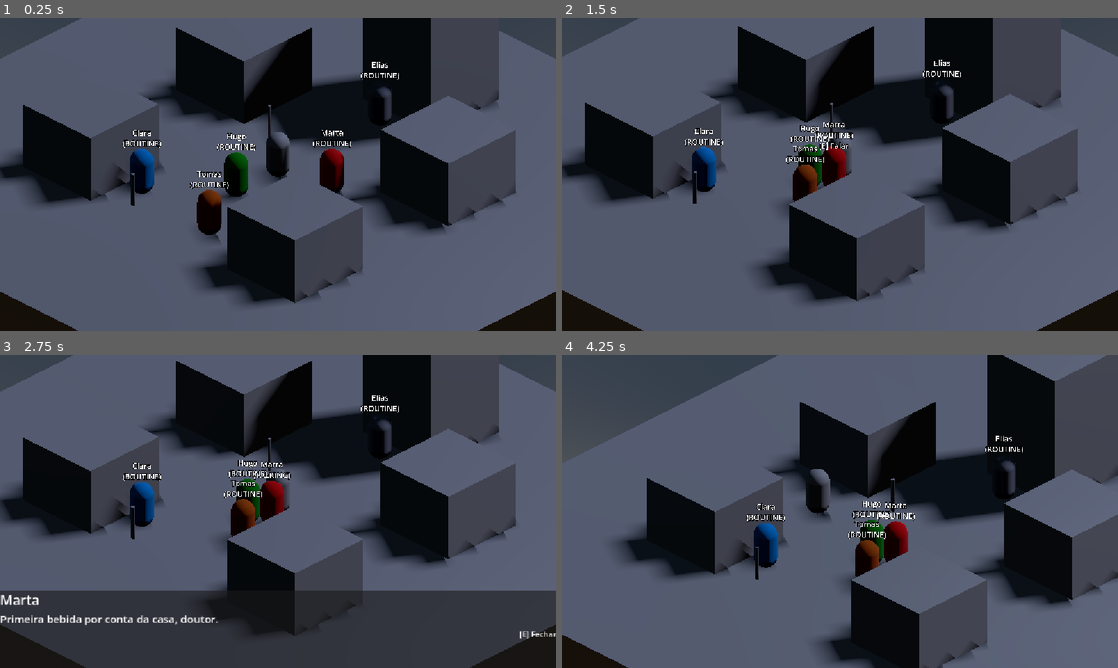
Above: before the commit, frames 1-4 (two rows, left to right).
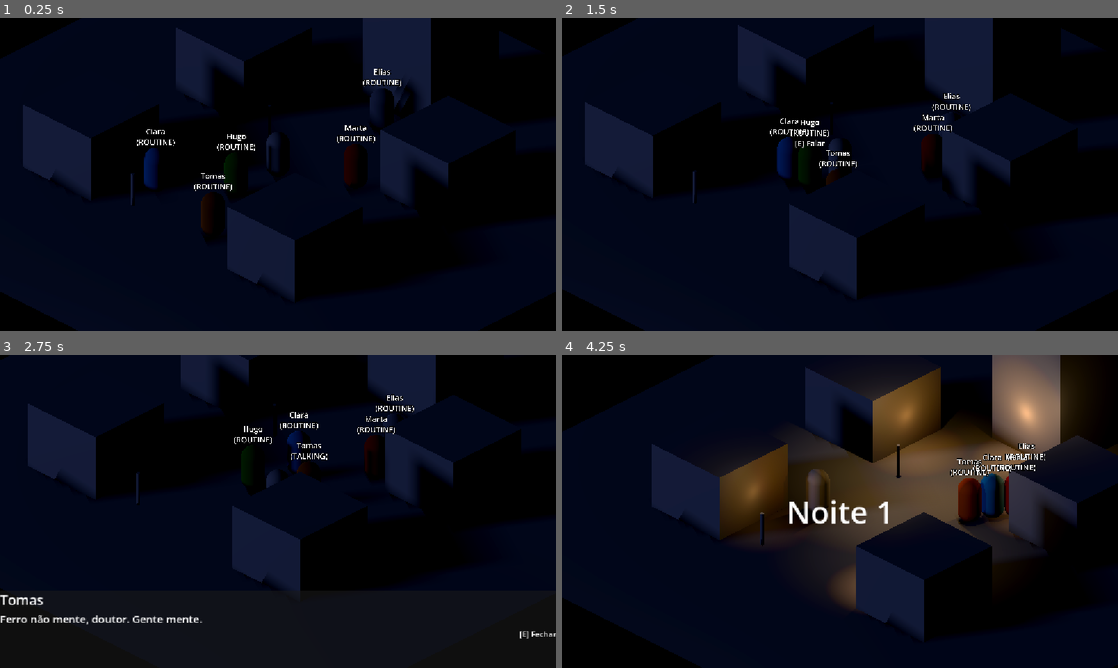
Above: after the commit, the same moments.

Repository: SauloAC/Pallbrook
Game: Godot game, scene res://scenes/mundo/Cidade.tscn
Two runs of this game, one before a commit and one after it. Both use one fixed random seed, a clock stepped at 60 frames per second and the inputs below. The project has no main scene, so this scene is started directly.
Inputs:
- Up to frame 1 (0.25 s): no input
- Up to frame 2 (1.5 s): hold D (move_right) 0.53-1.28 s; hold E (interact) 0.53-1.28 s; hold S (move_down) from 1.28 s (still down); tap E (interact) at 1.35 s
- Up to frame 3 (2.75 s): release S (move_down) at 2.03 s; hold D (move_right) from 2.03 s (still down); hold E (interact) from 2.03 s (still down)
- Up to frame 4 (4.25 s): release D (move_right) at 2.78 s; release E (interact) at 2.78 s; hold W (move_up) 2.78-3.53 s; tap E (interact) at 2.85 s; hold A (move_left) from 3.53 s (still down); hold E (interact) from 3.53 s (still down)

The runs differ from the first frame. In frame 1, 87% of the frame differs, in the area x 0-100%, y 0-100%; in frame 2, 88%; in frame 3, 81%; in frame 4, 90%.

Commit message:
Semana 3 fix

Diff:
--- a/autoload/GameState.gd
+++ b/autoload/GameState.gd
@@ -6,6 +6,7 @@
 var exhaustion := 0.0              # 0.0 = rested, 1.0 = collapses
 var collapsed_in_street := false   # Used by the morning summary later
 var in_dialogue := false
+var vampire_name := ""
 
 func start_night() -> void:
 	night_events.clear()
--- a/scenes/mundo/Cidade.tscn
+++ b/scenes/mundo/Cidade.tscn
@@ -2,6 +2,7 @@
 
 [ext_resource type="Script" uid="uid://d1dgwf3vbiqkw" path="res://scripts/jogador/Jogador.gd" id="1_mtbfa"]
 [ext_resource type="Script" uid="uid://dqti13wid6dwe" path="res://scripts/camera/CameraFollow.gd" id="1_ocx82"]
+[ext_resource type="Script" uid="uid://dkvdtt6h5ov45" path="res://scripts/cycle/VampireDirector.gd" id="2_t3jqk"]
 [ext_resource type="Script" uid="uid://bmu8o4jphr7ed" path="res://scripts/world/SleepSpot.gd" id="3_l36k5"]
 [ext_resource type="Script" uid="uid://cv6jl8et5inbi" path="res://scripts/cycle/DayNightCycle.gd" id="3_st4sy"]
 [ext_resource type="PackedScene" uid="uid://bqni0wta1nggy" path="res://scenes/mundo/StreetLamp.tscn" id="4_qthrd"]
@@ -100,6 +101,9 @@
 sun = NodePath("../../Environment/DirectionalLight3D")
 world_environment = NodePath("../../Environment/WorldEnvironment")
 
+[node name="VampireDirector" type="Node" parent="Systems" unique_id=735477416]
+script = ExtResource("2_t3jqk")
+
 [node name="NavigationRegion3D" type="NavigationRegion3D" parent="." unique_id=873730630]
 navigation_mesh = SubResource("NavigationMesh_t2dwb")
 
--- a/scripts/cycle/DayNightCycle.gd
+++ b/scripts/cycle/DayNightCycle.gd
@@ -2,8 +2,8 @@
 
 @export var sun: DirectionalLight3D
 @export var world_environment: WorldEnvironment
-@export var seconds_per_hour := 60.0
-@export var start_hour := 8.0
+@export var seconds_per_hour := 3.0
+@export var start_hour := 19.0
 @export var day_start_hour := 6.0
 @export var night_start_hour := 20.0
 @export var exhaustion_start_hour := 0.0
--- /dev/null
+++ b/scripts/cycle/VampireDirector.gd
@@ -0,0 +1,41 @@
+extends Node
+
+# Picks the secret vampire and decides what they do each night
+
+var vampire: Node = null
+
+
+func _ready() -> void:
+	EventBus.phase_changed.connect(_on_phase_changed)
+	# NPCs join the "npcs" group in their own _ready, which runs after ours
+	await get_tree().process_frame
+	_choose_vampire()
+
+
+func _choose_vampire() -> void:
+	var npcs := get_tree().get_nodes_in_group("npcs")
+	if npcs.is_empty():
+		return
+	vampire = npcs.pick_random()
+	GameState.vampire_name = vampire.data.npc_name
+	print("[DEBUG] The vampire is: ", GameState.vampire_name)
+
+
+func _on_phase_changed(is_night: bool) -> void:
+	# Act at dawn: whatever happened "during the night" is discovered now
+	if is_night or vampire == null:
+		return
+	_night_action()
+
+
+func _night_action() -> void:
+	var victims := []
+	for npc in get_tree().get_nodes_in_group("npcs"):
+		if npc != vampire and npc.is_alive():
+			victims.append(npc)
+	if victims.is_empty():
+		return
+	var victim = victims.pick_random()
+	victim.die()
+	GameState.add_night_event("%s foi encontrado sem vida na porta de casa." % victim.data.npc_name)
+	EventBus.npc_died.emit(victim.data.npc_name)
--- a/scripts/npc/NPC.gd
+++ b/scripts/npc/NPC.gd
@@ -1,6 +1,6 @@
 extends CharacterBody3D
 
-enum State { ROUTINE, TALKING, SCARED, SLEEPING }
+enum State { ROUTINE, TALKING, SCARED, SLEEPING, DEAD }
 
 @export var data: NPCData
 @export var speed := 2.5
@@ -38,7 +38,6 @@
 		_follow_schedule()
 
 
-
 # ---------- State machine ----------
 
 func set_state(new_state: State) -> void:
@@ -57,8 +56,30 @@
 				_go_to_place(data.home)
 		State.SLEEPING:
 			_set_present(false)  # Went inside the house
+		State.DEAD:
+			_set_present(true)
+			collision.disabled = true  # Bodies don't block the way
+			agent.target_position = global_position
+			# The body is found at the door of their home
+			var home_marker: Node3D = null
+			if data:
+				home_marker = _find_location(data.home)
+			if home_marker:
+				# Push the body toward the middle of the street, so buildings don't hide it
+				var toward_street := -signf(home_marker.global_position.x) * 1.5
+				global_position = home_marker.global_position + Vector3(toward_street, 0.0, 0.8)
+			# Lying on the ground
+			mesh.rotation_degrees.x = 90.0
+			mesh.position.y = 0.5
+			name_label.position.y = 1.2
 	_update_label()
 
+func is_alive() -> bool:
+	return state != State.DEAD
+
+
+func die() -> void:
+	set_state(State.DEAD)
 
 func _set_present(present: bool) -> void:
 	visible = present
@@ -107,7 +128,7 @@
 
 
 func _physics_process(delta: float) -> void:
-	if state == State.SLEEPING:
+	if state == State.SLEEPING or state == State.DEAD:
 		return
 
 	if not is_on_floor():
@@ -154,7 +175,7 @@
 # ---------- Schedule ----------
 
 func _on_hour_changed(_hour: int) -> void:
-	if wander or data == null:
+	if wander or data == null or state == State.DEAD:
 		return
 	if state == State.SLEEPING:
 		if not GameState.is_night:
Not shown, added: scripts/cycle/VampireDirector.gd.uid
